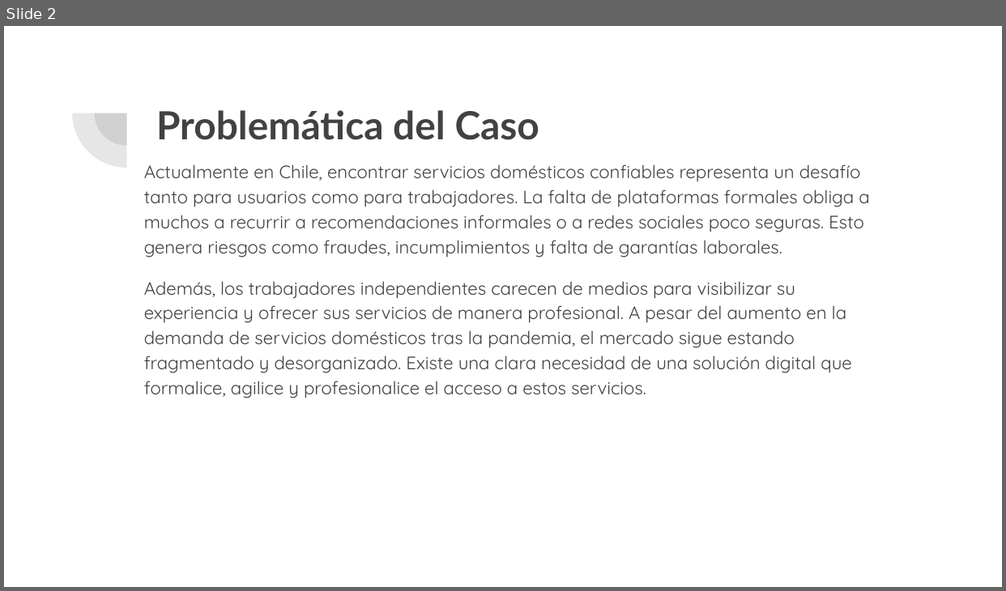
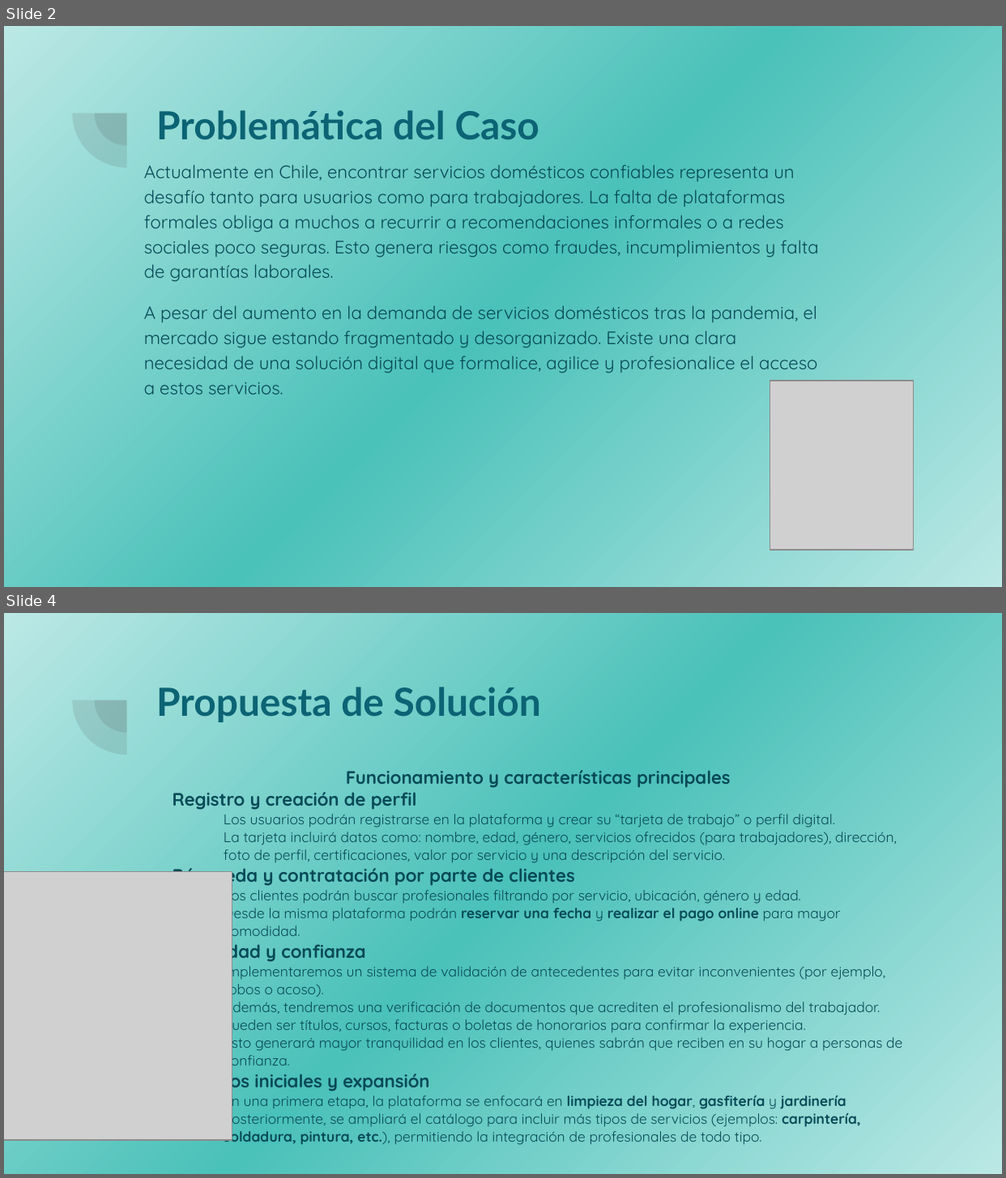
Before and after one commit to TopherHasashi/ServiHogar, a slide deck: Entrega 1/Evidencias Grupales/ServiHogar.pptx. Shown one above the other, each under a label of ours: slide 2 before the commit, slides 2 and 4 after it; the slides between them are not shown. The pictures are 1006x591 and 1006x1178 pixels, drawn with LibreOffice and Linux fonts; fonts in the diff are those of the drawing; grey boxes stand for pictures. Boxes give left, top, right and bottom in pixels: in the first picture for what was removed or moved away, otherwise in the second. Text is boxed around its words. In the diff, an @@ line names an element or a change of style, - is before the commit and + after.

```diff
--- a/Entrega 1/Evidencias Grupales/ServiHogar.pptx
+++ b/Entrega 1/Evidencias Grupales/ServiHogar.pptx
@@ slide 4 added at (x1=4, y1=613, x2=1002, y2=1174), background gradient #BBE8E5 to #4AC1B9; not listed: 2 template elements that a slide beside it also shows @@
@@ title added at (x1=156, y1=687, x2=541, y2=722), 28 pt, text #0B6374, bold @@
+Propuesta de Solución
@@ text added at (x1=172, y1=770, x2=902, y2=1145), 10.2 pt, text #084A57 @@
+Funcionamiento y características principales
+Registro y creación de perfil
+  Los usuarios podrán registrarse en la plataforma y crear su “tarjeta de trabajo” o perfil digital.
+  La tarjeta incluirá datos como: nombre, edad, género, servicios ofrecidos (para trabajadores), dirección, foto de perfil, certificaciones, valor por servicio y una descripción del servicio.
+Búsqueda y contratación por parte de clientes
+  Los clientes podrán buscar profesionales filtrando por servicio, ubicación, género y edad.
+  Desde la misma plataforma podrán reservar una fecha y realizar el pago online para mayor comodidad.
+Seguridad y confianza
+  Implementaremos un sistema de validación de antecedentes para evitar inconvenientes (por ejemplo, robos o acoso).
+  Además, tendremos una verificación de documentos que acrediten el profesionalismo del trabajador. Pueden ser títulos, cursos, facturas o boletas de honorarios para confirmar la experiencia.
+  Esto generará mayor tranquilidad en los clientes, quienes sabrán que reciben en su hogar a personas de confianza.
+Servicios iniciales y expansión
+  En una primera etapa, la plataforma se enfocará en limpieza del hogar, gasfitería y jardinería
+  Posteriormente, se ampliará el catálogo para incluir más tipos de servicios (ejemplos: carpintería, soldadura, pintura, etc.), permitiendo la integración de profesionales de todo tipo.
@@ picture added at (x1=4, y1=871, x2=232, y2=1139) @@
@@ slide 2 changed as well @@
@@ background #FFFFFF to gradient #BBE8E5 to #4AC1B9 @@
@@ title "Problemática del Caso" at (x1=156, y1=110, x2=539, y2=140): text colour #424242 to #0B6374 @@
@@ text at (x1=144, y1=165, x2=819, y2=282): text colour #424242 to #084A57 in "Actualmente en Chile, encontrar servicios domésticos confiab ..." @@
@@ text at (x1=144, y1=305, x2=817, y2=395): text changed; text colour #424242 to #084A57 @@
-Además, los trabajadores independientes carecen de medios para visibilizar su experiencia y ofrecer sus servicios de manera profesional. A pesar del aumento en la demanda de servicios domésticos tras la pandemia, el mercado sigue estando fragmentado y desorganizado. Existe una clara necesidad de una solución digital que formalice, agilice y profesionalice el acceso a estos servicios.
+A pesar del aumento en la demanda de servicios domésticos tras la pandemia, el mercado sigue estando fragmentado y desorganizado. Existe una clara necesidad de una solución digital que formalice, agilice y profesionalice el acceso a estos servicios.
@@ picture added at (x1=770, y1=382, x2=914, y2=551) @@
```
Also in this commit, not shown: 2 other slides changed, 6 other slides added, 5 slides removed, 2 other files.
